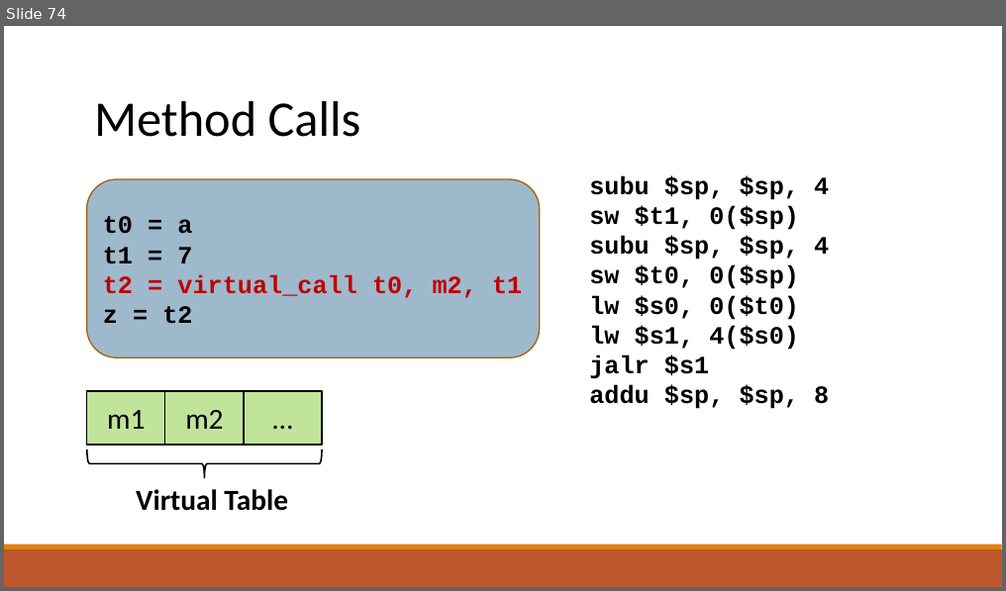
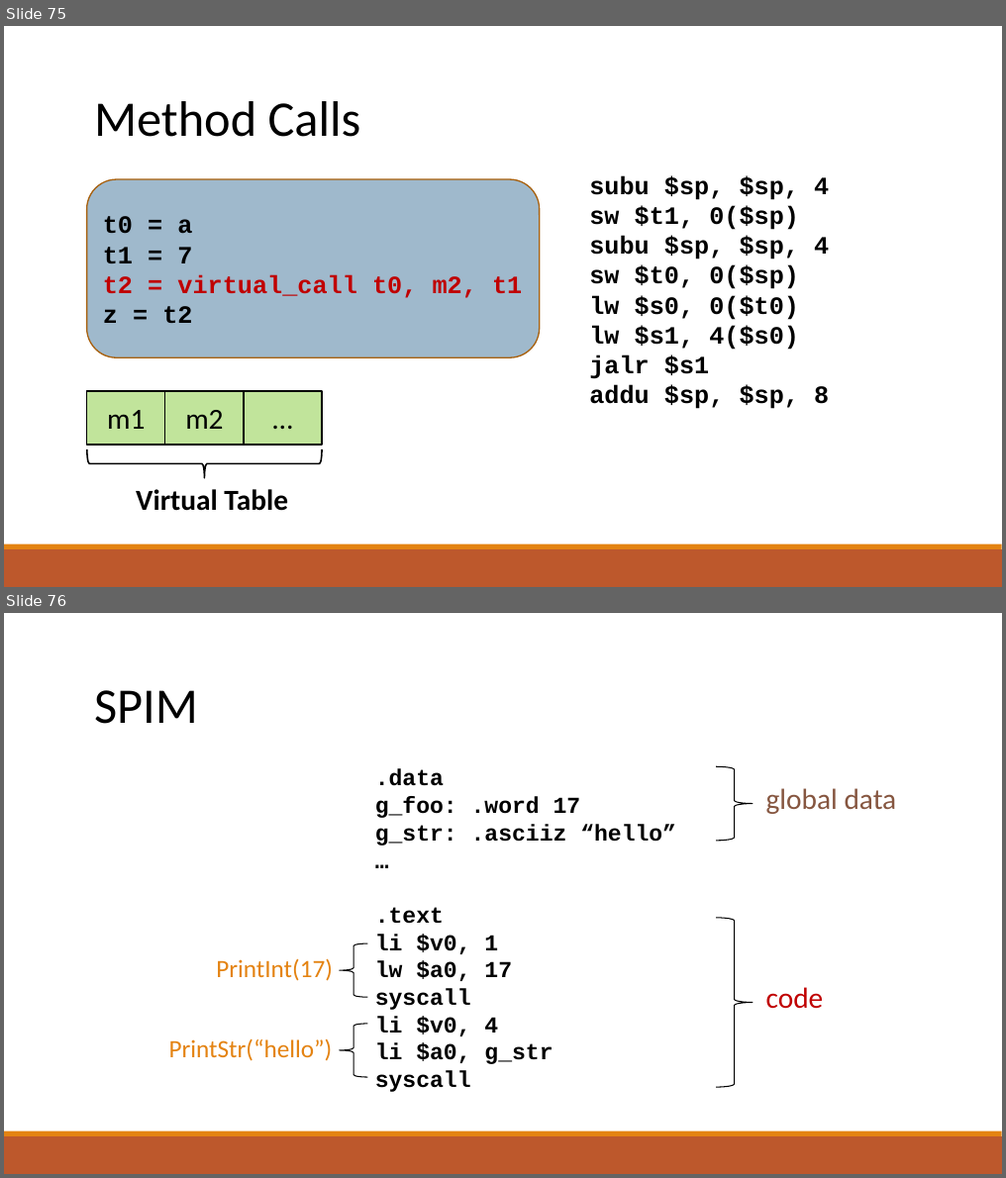
Before and after one commit to raghadzeidan/COMPILATION_TAU_FOR_STUDENTS, a slide deck: new_slides/codegen.pptx. Shown one above the other, each under a label of ours: slide 74 before the commit, slides 75 and 76 after it. The pictures are 1006x591 and 1006x1178 pixels, drawn with LibreOffice and Linux fonts; fonts in the diff are those of the drawing. Boxes give left, top, right and bottom in pixels: in the first picture for what was removed or moved away, otherwise in the second. Text is boxed around its words. In the diff, an @@ line names an element or a change of style, - is before the commit and + after.

```diff
--- a/new_slides/codegen.pptx
+++ b/new_slides/codegen.pptx
@@ slide 76 added at bbox=[4, 613, 1002, 1174], background #FFFFFF; not listed: 2 template elements that a slide beside it also shows @@
@@ text added at bbox=[94, 690, 198, 724], 48 pt, text #000000 @@
+SPIM
@@ text added at bbox=[375, 769, 676, 1092], 22 pt, text #000000, bold @@
+.data
+g_foo: .word 17
+g_str: .asciiz “hello”
+…
+.text
+li $v0, 1
+lw $a0, 17
+syscall
+li $v0, 4
+li $a0, g_str
+syscall
@@ right brace added at bbox=[716, 766, 752, 841], outline #000000 1 pt @@
@@ text added at bbox=[766, 788, 897, 814], 28 pt, text #865640 @@
+global data
@@ right brace added at bbox=[716, 918, 752, 1087], outline #000000 1 pt @@
@@ text added at bbox=[216, 959, 333, 981], 24 pt, text #E48312 @@
+PrintInt(17)
@@ left brace added at bbox=[340, 944, 368, 998], outline #000000 1 pt @@
@@ text added at bbox=[766, 987, 824, 1009], 28 pt, text #C00000 @@
+code
@@ left brace added at bbox=[340, 1024, 368, 1078], outline #000000 1 pt @@
@@ text added at bbox=[169, 1039, 333, 1061], 24 pt, text #E48312 @@
+PrintStr(“hello”)
@@ what was slide 74 is now slide 75 @@
```
Also in this commit, not shown: 9 slides changed, 2 other slides added, 1 slide removed, 3 other files.
